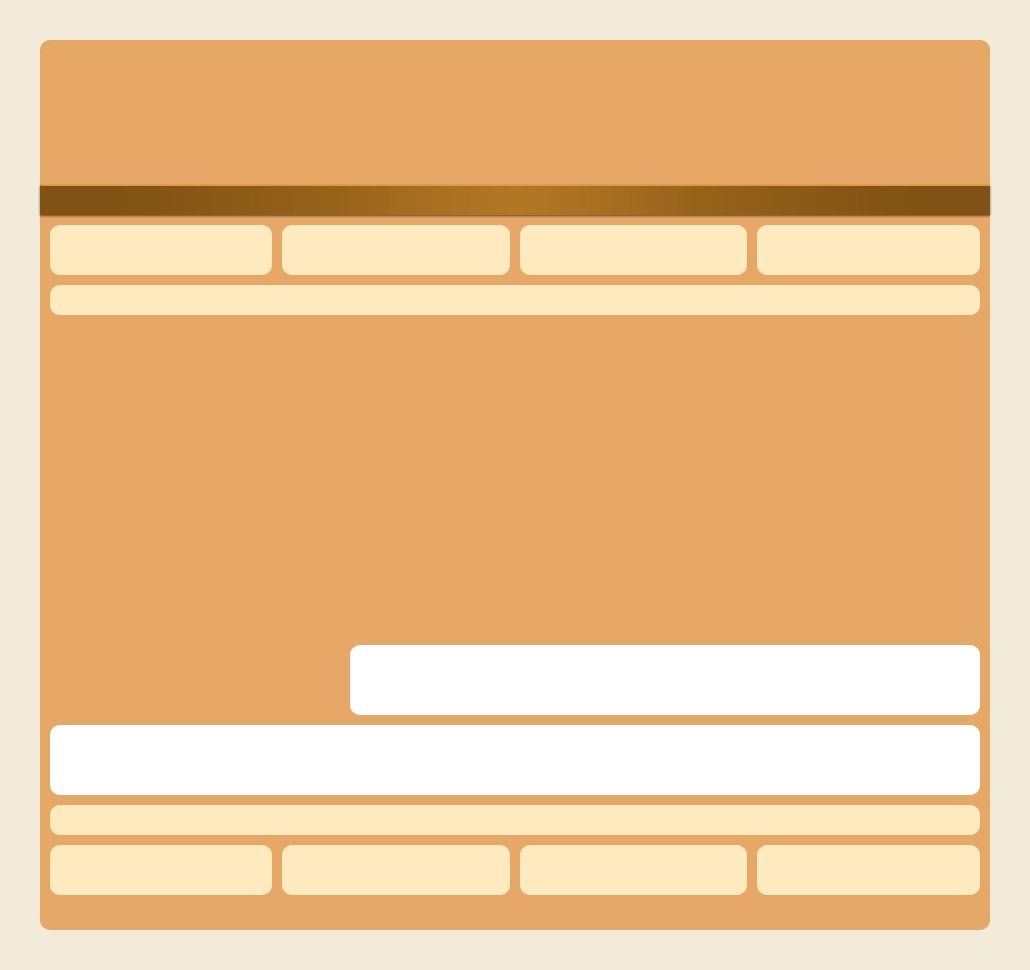
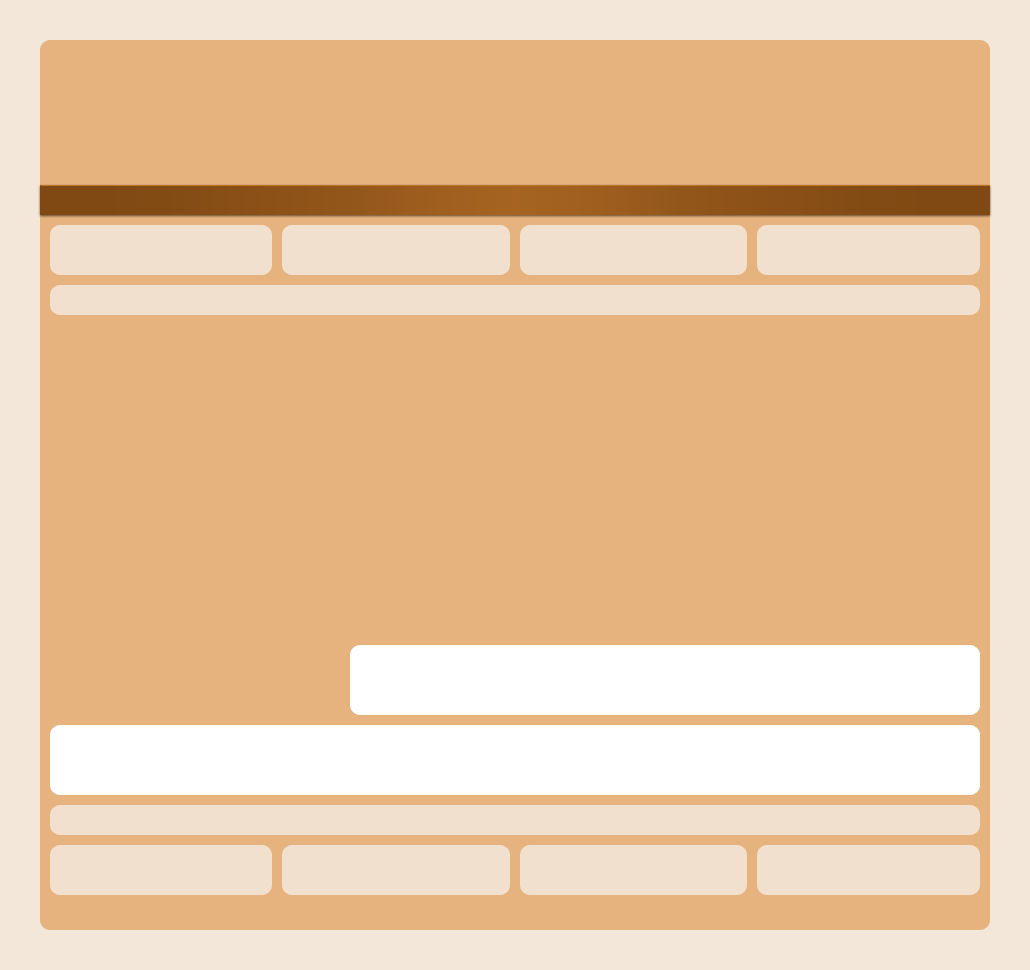
Comparing the layer stacks of the two 1030 x 970 images. Changes:
painted on "navbar stroke" over (40, 185, 990, 186)
painted on "header / footer widgets" over (50, 225, 980, 895)
painted on "canvas" over (40, 40, 990, 930)
painted on "Background" over (0, 0, 1030, 970)
